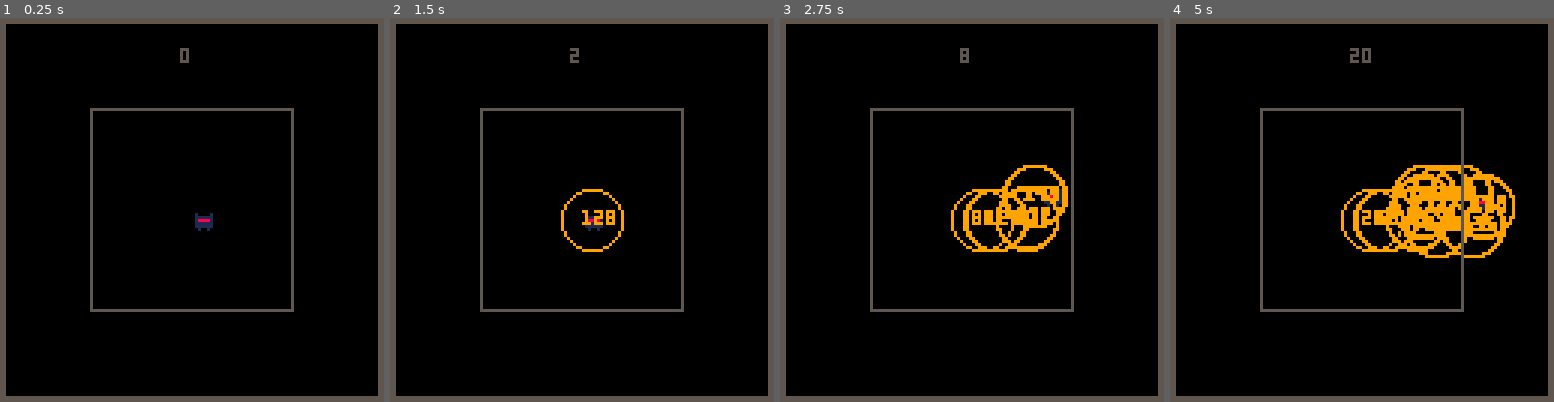
Above: before the commit, frames 1-4 (left to right).
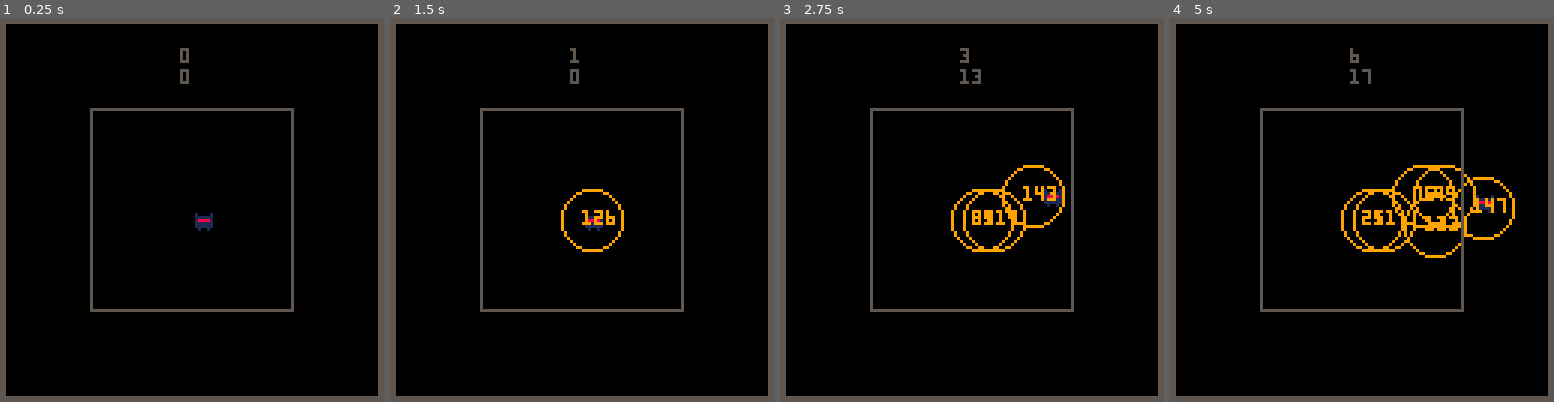
Above: after the commit, the same moments.

Repository: ncalbrix/pico8-tests
Game: PICO-8 cartridge obj_player.p8
The game is run twice, just before and just after one commit, with the same random seed, the same clock (stepped at 60 frames per second) and the same inputs.
Inputs:
- Up to frame 1 (0.25 s): no input
- Up to frame 2 (1.5 s): tap O (Z key) at 0.7 s
- Up to frame 3 (2.75 s): hold Right 1.6-2.1 s; tap O (Z key) at 1.7, 2.1, 2.5 s; hold Up 2.15-2.42 s; hold Right from 2.47 s (still down)
- Up to frame 4 (5 s): tap O (Z key) every 0.4 s from 2.9 to 4.9 s; release Right at 3.03 s; hold Left 3.08-3.58 s; hold Down 3.63-3.97 s; hold Right 4.02-4.68 s; hold Up from 4.73 s (still down)

The runs differ from the first frame. In frame 1, less than 0.1% of the frame differs, in the area x 46-50%, y 13-18%; in frame 2, 0.1%; in frame 3, 1.4%; in frame 4, 3.1%, in the area x 46-90%, y 7-63%.

Commit message:
[Issue #2] First rough version of force-field cooldown

Diff:
--- a/obj_player.p8
+++ b/obj_player.p8
@@ -8,7 +8,8 @@
 
 function _draw()
 	bckgrnd()
- print(player:nb_ffs(),60, 10, 5)
+ print(player:nb_ffs(),60,10,5)
+ print(player.charge,60,17,5)
 	player:draw()
 	foregrnd()
 end
@@ -19,11 +20,14 @@
 -->8
 -- player class
 
+cooldown = 20
+
 player = {
 	--attr
 	x=64,
 	y=64,
 	s=1,
+	charge=0,
 	ffs={},
 
 	--inner methods
@@ -35,8 +39,9 @@
 	end,
 
 	gen_ff=function(self)
-		if (btn(4)) then
+		if (btn(4) and self.charge == 0) then
 		 add(self.ffs, new_ff(self.x+3,self.y+3,10))
+		 self.charge = cooldown
 		end
 	end,
 
@@ -54,6 +59,12 @@
 		end
 	end,
 
+	update_charge=function(self)
+		if (self.charge > 0) then
+			self.charge -= 1
+		end
+	end,
+
 	--outer methods
 	draw=function(self)
 		spr(self.s, self.x, self.y)
@@ -66,6 +77,7 @@
 		self:move()
 		self:gen_ff()
 		self:update_ffs()
+		self:update_charge()
 	end
 }
 
